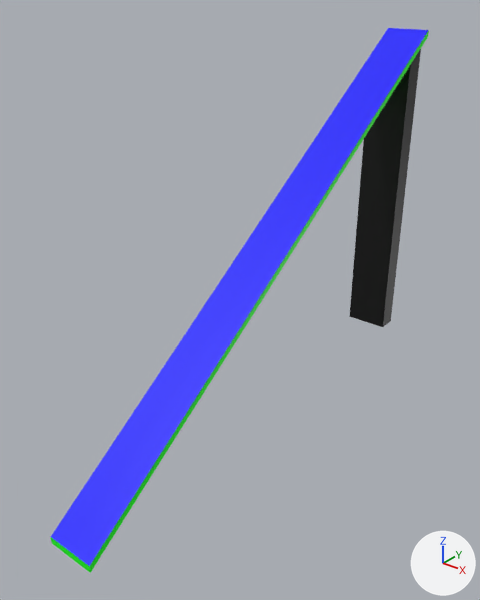
Before and after pictures for a commit that changed the glTF model s2/models/building_kit/roof_shed.glb.
Before and after are seen from a 50 mm lens placed at (7.22, -9.84, 8.27), pointed at (-0.14, -0.65, 2.57). The lights are fixed; the arrows at lower right show +X, +Y and +Z. The picture after the commit comes second. Vertices at exactly the same position are counted once.

Names of what the first picture shows: 'roof_shed'.
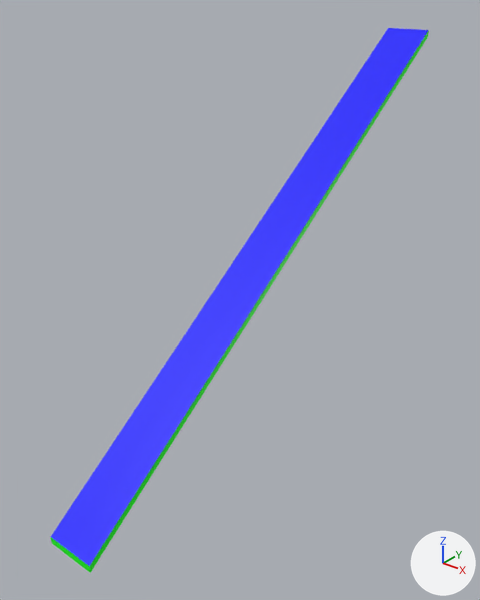
Patch to the scene script:
```diff
--- a/s2/models/building_kit/roof_shed.glb.py
+++ b/s2/models/building_kit/roof_shed.glb.py
@@ me_roof_shed @@
 # used by ob_roof_shed; location = (0.0, 0.0, 0.0)
-me_roof_shed.from_pydata(...)  # 16 vertices, 22 faces; spans x -0.5..0.5, y -5.3..5.3, z -0.36..7.21
+me_roof_shed.from_pydata(...)  # 8 vertices, 12 faces; spans x -0.5..0.5, y -5.3..5.3, z -0.36..7.21
+# me_roof_shed part 1: the loose piece of 8 vertices spanning x -0.5..0.5, y 4.55..5.0, z 0.0..6.86 is deleted
 me_roof_shed.materials.append(mat_defaultmaterial)
```

Location of each change, [x1, y1, x2, y2] in pixels of the pictures (480 x 600 px):
part 1 of me_roof_shed, deleted: before [349, 49, 421, 327]
